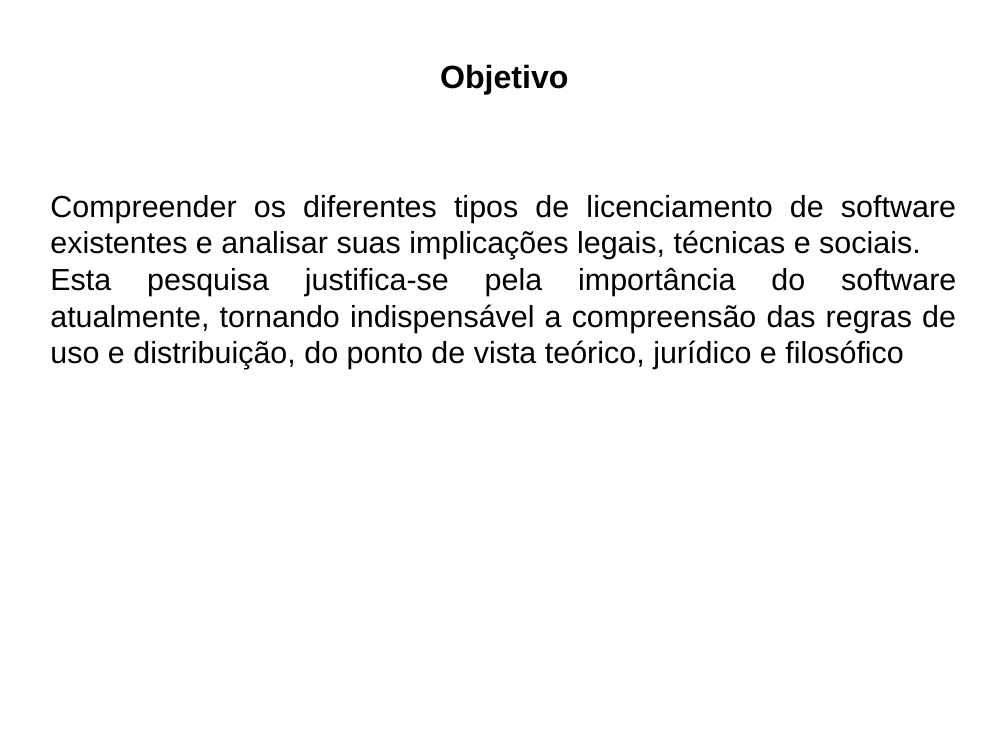
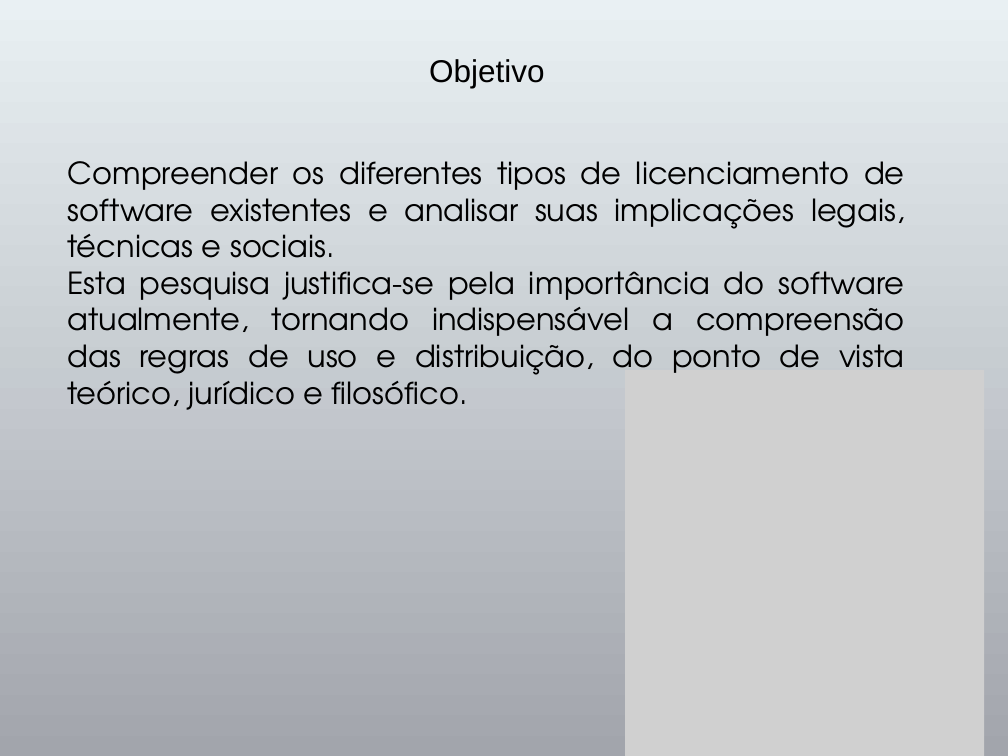
Before and after one commit to ETECVAV-C1-Amadores/Trabalho-Licenciamento-de-Software, a slide deck: slide 5 of Slide-do-Licenciamento.pptx. Drawn at 1008x756 pixels with LibreOffice and Linux fonts; fonts in the diff are those of the drawing; grey boxes stand for pictures. Boxes give left, top, right and bottom in pixels: in the first picture for what was removed or moved away, otherwise in the second. Text is boxed around its words. In the diff, an @@ line names an element or a change of style, - is before the commit and + after.

```diff
--- a/Slide-do-Licenciamento.pptx
+++ b/Slide-do-Licenciamento.pptx
@@ background #FFFFFF to gradient #E9F0F3 to #A2A5AC @@
@@ text "Objetivo": place and size @@
-text "Objetivo" at [440,64,568,94]
+text "Objetivo" at [429,59,545,88]
@@ text "Objetivo" at [429,59,545,88]: size 24.4 to 24 pt, bold off; line spacing 29.3pt to 28.8pt @@
@@ text at [67,161,905,272]: font Arial to TeX Gyre Adventor in "Compreender os diferentes tipos de licenciamento de ..." @@
@@ text "Compreender os diferentes tipos de ...": place and size @@
-text "Compreender os diferentes tipos de ..." at [50,195,956,369]
+text "Compreender os diferentes tipos de ..." at [67,161,905,409]
@@ text at [67,271,905,409]: text changed; font Arial to TeX Gyre Adventor @@
-Esta pesquisa justifica-se pela importância do software atualmente, tornando indispensável a compreensão das regras de uso e distribuição, do ponto de vista teórico, jurídico e filosófico
+Esta pesquisa justifica-se pela importância do software atualmente, tornando indispensável a compreensão das regras de uso e distribuição, do ponto de vista teórico, jurídico e filosófico.
@@ picture added at [624,369,983,756] @@
```
Also in this commit, not shown: 8 other slides changed, 3 slides added.
